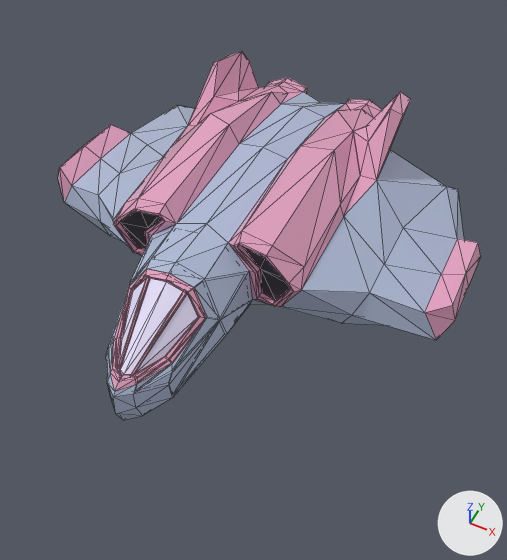
An edit to the glTF model assets/models/spaceship-vulcan.glb, drawn before and after from the same camera.
Before and after are seen from a camera (50 mm lens) standing at (9.6, -19.5, 19.8) and looking at (1.4, -3.2, -0.6). Lighting does not change. The marker at lower right points along +X, +Y and +Z. Mesh edges are drawn as thin lines. Objects named as collision shapes, trigger or cutter boxes, shadow casters or lower levels of detail are left out. Where no turn or scale is listed for an object, it has been applied to the vertices. Vertices at the same position are counted once.

Names of what the first picture shows: 'glass', 'inner', 'outer', 'spaceship-vulcan_0_0.05'.
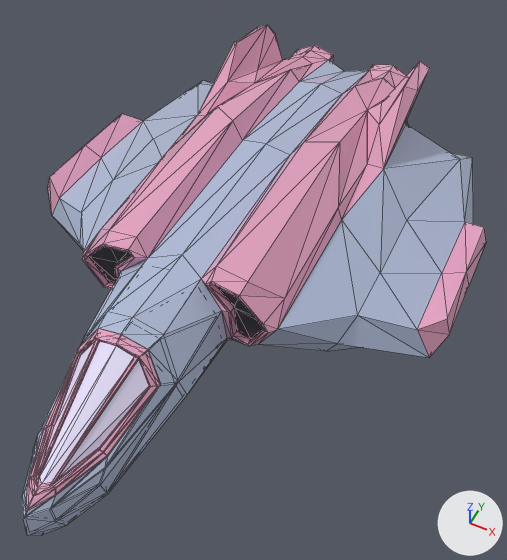
Commit message: Update Spaceship stuff

What differs and where, as boxes (x1, y1, x2, y2) in the pictures (507 x 560 px):
'spaceship-vulcan_0_0.05', reshaped, moved (13% wider, 45% taller): before (64, 92, 464, 420); after (22, 60, 473, 536)
'outer', mesh rescaled, moved (9% wider, 43% taller): before (58, 51, 481, 391); after (26, 25, 486, 511)
'glass', mesh rescaled, moved (39% wider, 50% taller): before (120, 279, 198, 374); after (40, 341, 149, 484)
'inner', mesh rescaled, moved: before (120, 211, 289, 300); after (53, 247, 264, 450)

The change, as a list of edits to the scene's bpy script:
```text
Change me_cube:
    used by ob_spaceship_vulcan_0_0_05; location = (0.0, 0.0, 0.0)
    remove me_cube.from_pydata(...)  # 263 vertices, 313 faces; spans x -8.7..8.6, y -10.5..7.3, z -1.9..2.7
    add me_cube.from_pydata(...)  # 151 vertices, 248 faces; spans x -8.7..8.6, y -15.1..10.2, z -1.9..2.7
    me_cube part 1: the loose piece of 155 vertices spanning x -8.7..8.6, y -10.5..7.1, z -1.9..2.7 is rebuilt with 151 vertices and now spans x -8.7..8.6, y -15.1..10.2, z -1.9..2.7
Change me_cube_003:
    where me_cube_003.from_pydata(...)  # 14 vertices, 8 faces; spans x -1.31..1.3, y -1.65..1.3, z -0.63..0.97
    used by ob_glass; location = (-0.05, -8.08, 1.24)
    me_cube_003 part 2: the whole mesh is scaled about the mesh origin by (1, 1.44, 1)
Change me_cube_004:
    where me_cube_004.from_pydata(...)  # 160 vertices, 189 faces; spans x -3.6..3.6, y -11.9..5.5, z -2.3..2.2
    used by ob_inner; location = (-0.06, 1.49, 0.47)
    me_cube_004 part 3: the whole mesh is scaled about its middle by (1, 1.45, 1), then moved by (-0.1, 0.7, 0.5)
Change me_cube_006:
    where me_cube_006.from_pydata(...)  # 391 vertices, 576 faces; spans x -9.0..9.0, y -11.8..6.0, z -2.0..3.1
    used by ob_outer; location = (-0.06, 1.49, 0.47)
    me_cube_006 part 4: the whole mesh is scaled about its middle by (1, 1.44, 1), then moved by (-0.1, 0.9, 0.5)
Change ob_spaceship_vulcan_0_0_05:
    ob_spaceship_vulcan_0_0_05.location: (0.0, 0.0, 0.0) -> (0.0, 0.0, -0.01)
Change ob_glass:
    ob_glass.location: (-0.05, -8.08, 1.24) -> (-0.05, -11.61, 1.24)
Change ob_inner:
    ob_inner.location: (-0.06, 1.49, 0.47) -> (0.0, 0.0, -0.01)
Change ob_outer:
    ob_outer.location: (-0.06, 1.49, 0.47) -> (0.0, 0.0, -0.01)
```
